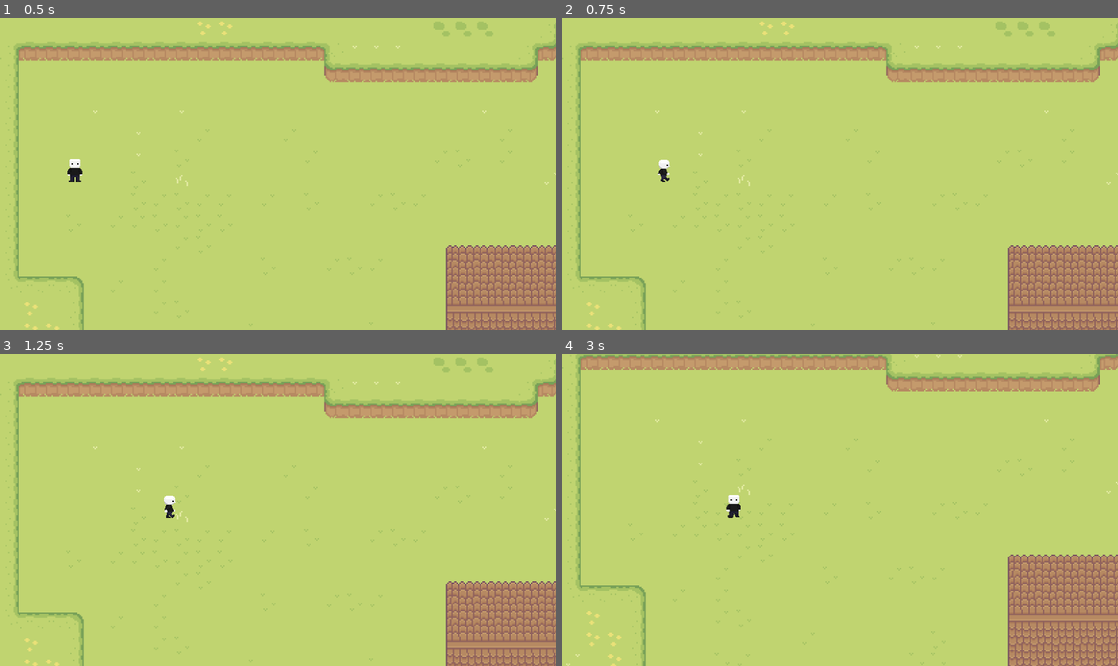
Above: before the commit, frames 1-4 (two rows, left to right).
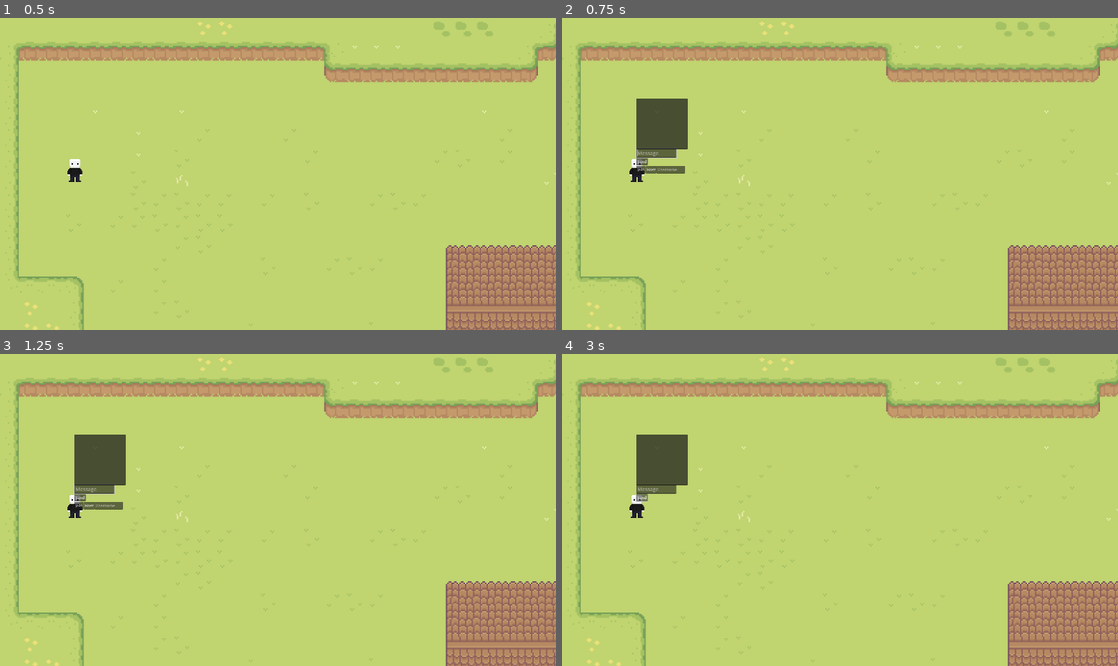
Above: after the commit, the same moments.

Repository: Yuepzee/CSE108_Project
Game: Godot game, scene res://Scenes/Lobby.tscn
Same seed, same stepped clock (60 frames per second), same inputs: the game is played once before the commit and once after it.
Inputs (mouse positions are in pixels of both pictures, inside the frame that each line leads up to):
- Up to frame 1 (0.5 s): no input
- Up to frame 2 (0.75 s): tap Enter (ui_accept) at 0.5 s; hold D (right) from 0.53 s (still down); hold Tab (toggle_chat, bound only after the commit) from 0.53 s (still down)
- Up to frame 3 (1.25 s): keep holding D (right); keep holding Tab (toggle_chat, bound only after the commit); tap Enter (ui_accept) at 0.77, 0.8, 1.07 s
- Up to frame 4 (3 s): release D (right) at 1.25 s; release Tab (toggle_chat, bound only after the commit) at 1.25 s; click (650, 506) at 1.25 s, where only the run after the commit has a clickable "Host"; click (639, 497) at 2 s, where only the run after the commit has a clickable "Send"; tap Enter (ui_accept) at 2.75, 2.85 s; hold S (down) from 2.78 s (still down)

Frame 1 is identical in both runs. In frame 2, 2.2% of the frame differs, in the area x 12-23%, y 25-53%; in frame 3, 2.2%; in frame 4, 18%, in the area x 0-100%, y 0-100%.

Commit message:
Working chat with player

Diff:
--- a/chat_hub_game/Scenes/ChatRoom.tscn
+++ b/chat_hub_game/Scenes/ChatRoom.tscn
@@ -3,43 +3,52 @@
 [ext_resource type="Script" uid="uid://bm3aoygxiityl" path="res://Scenes/chat_room.gd" id="1_jqiim"]
 
 [node name="Node2D" type="Node2D"]
+position = Vector2(1, 1)
 script = ExtResource("1_jqiim")
 
 [node name="Host" type="Button" parent="."]
-offset_left = 41.0
-offset_top = 6.0
-offset_right = 85.0
-offset_bottom = 37.0
+offset_left = 6.0
+offset_top = -7.0
+offset_right = 50.0
+offset_bottom = 24.0
+scale = Vector2(0.18, 0.18)
 text = "Host"
+metadata/_edit_use_anchors_ = true
 
 [node name="Join" type="Button" parent="."]
-offset_left = 2.0
-offset_top = 6.0
-offset_right = 40.0
-offset_bottom = 37.0
+offset_left = -1.0
+offset_top = -7.0
+offset_right = 37.0
+offset_bottom = 24.0
+scale = Vector2(0.18, 0.18)
 text = "Join"
 
 [node name="Username" type="LineEdit" parent="."]
-offset_left = 86.0
-offset_top = 6.0
-offset_right = 196.0
-offset_bottom = 37.0
-text = "Username"
+offset_left = 14.0
+offset_top = -7.0
+offset_right = 131.0
+offset_bottom = 24.0
+scale = Vector2(0.18, 0.18)
+placeholder_text = "Username"
 
 [node name="Send" type="Button" parent="."]
-offset_left = 1.0
-offset_top = -42.0
-offset_right = 48.0
-offset_bottom = -11.0
+offset_left = -1.0
+offset_top = -13.0
+offset_right = 46.0
+offset_bottom = 18.0
+scale = Vector2(0.18, 0.18)
 text = "Send"
 
 [node name="Message" type="LineEdit" parent="."]
-offset_top = -74.0
-offset_right = 350.0
-offset_bottom = -43.0
-text = "Message"
+offset_left = -1.0
+offset_top = -20.0
+offset_right = 128.0
+offset_bottom = 11.0
+scale = Vector2(0.23, 0.23)
+placeholder_text = "Message"
 
 [node name="Messages" type="TextEdit" parent="."]
+visible = false
 offset_left = 351.0
 offset_top = -304.0
 offset_right = 701.0
@@ -51,10 +60,11 @@
 zoom = Vector2(0.4, 0.4)
 
 [node name="ChatDisplay" type="TextEdit" parent="."]
-offset_left = 5.0
-offset_top = -322.0
-offset_right = 352.0
-offset_bottom = -75.0
+offset_left = -1.0
+offset_top = -57.0
+offset_right = 199.0
+offset_bottom = 141.0
+scale = Vector2(0.19, 0.19)
 editable = false
 
 [connection signal="pressed" from="Host" to="." method="_on_host_pressed"]
--- a/chat_hub_game/Scenes/Player.tscn
+++ b/chat_hub_game/Scenes/Player.tscn
@@ -1,7 +1,8 @@
-[gd_scene load_steps=28 format=3 uid="uid://dhfed1vb588c0"]
+[gd_scene load_steps=29 format=3 uid="uid://dhfed1vb588c0"]
 
 [ext_resource type="Script" uid="uid://wnxmqafun45m" path="res://Scenes/player_stuff.gd" id="1_kyqiw"]
 [ext_resource type="Texture2D" uid="uid://bbui6vnyopbdi" path="res://assets/Base_Char_Black.png" id="1_rpqav"]
+[ext_resource type="PackedScene" uid="uid://cftvjtevt7l2k" path="res://Scenes/ChatRoom.tscn" id="3_gntrk"]
 
 [sub_resource type="RectangleShape2D" id="RectangleShape2D_rpqav"]
 size = Vector2(9, 6)
@@ -263,3 +264,5 @@
 limit_right = 1150
 limit_bottom = 646
 editor_draw_limits = true
+
+[node name="ChatMenu" parent="CharacterBody2D" instance=ExtResource("3_gntrk")]
--- a/chat_hub_game/Scenes/chat_room.gd
+++ b/chat_hub_game/Scenes/chat_room.gd
@@ -5,10 +5,21 @@
 @onready var username = $Username
 @onready var send = $Send
 @onready var message = $Message
-@onready var chat_display = $ChatDisplay  # Add a separate TextEdit or RichTextLabel for displaying messages
+@onready var chat_display = $ChatDisplay
 
 var real_user : String
 var msg : String
+var is_initialized = false
+
+func _ready():
+	# Hide the chat UI by default
+	visible = false
+
+# Called when T key toggles the chat visibility
+func _process(_delta):
+	# When visible and Send button is pressed or Enter key is pressed while input has focus
+	if visible and message.has_focus() and Input.is_action_just_pressed("ui_accept"):
+		_on_send_pressed()
 
 func _on_host_pressed():
 	var peer = ENetMultiplayerPeer.new()
@@ -20,7 +31,8 @@
 	join.hide()
 	real_user = username.text
 	username.hide()
-	print("Hosting server as: " + real_user)  # Debug print
+	is_initialized = true
+	print("Hosting server as: " + real_user)
 
 func _on_join_pressed():
 	var peer = ENetMultiplayerPeer.new()
@@ -28,18 +40,21 @@
 	get_tree().set_multiplayer(SceneMultiplayer.new(), self.get_path())
 	multiplayer.multiplayer_peer = peer
 	joined()
-	print("Joined server as: " + real_user)  # Debug print
+	is_initialized = true
+	print("Joined server as: " + real_user)
 
 func _on_send_pressed():
-	if message.text.strip_edges() != "":
-		print("Sending message: " + message.text)  # Debug print
+	if message.text.strip_edges() != "" and is_initialized:
+		print("Sending message: " + message.text)
 		rpc("msg_rpc", real_user, message.text)
-		message.text = ""  # Clear the input field after sending
+		message.text = ""
+		# Return focus to message input for continuous chat
+		message.grab_focus()
 
 @rpc("any_peer", "call_local")
 func msg_rpc(username, data):
-	print("Received message from " + username + ": " + data)  # Debug print
-	chat_display.text += str(username, ": ", data, "\n")  # Add to display field, not input field
+	print("Received message from " + username + ": " + data)
+	chat_display.text += str(username, ": ", data, "\n")
 
 func joined():
 	host.hide()
--- a/chat_hub_game/Scenes/player_stuff.gd
+++ b/chat_hub_game/Scenes/player_stuff.gd
@@ -1,36 +1,65 @@
 extends CharacterBody2D
-
 @export var speed = 100
 @export var start_Dir : Vector2 = Vector2(0, 1)
-
 #parameters/Idle/blend_position
-
 @onready var animation_tree = $AnimationTree
 @onready var state_machine = animation_tree.get("parameters/playback")
+@onready var chat_menu = $ChatMenu  # Reference to your chat menu scene
 
-
+var chat_open = false  # Track if chat is open
 
 func _ready():
 	update_animation_parameters(start_Dir)
-	#animation_tree.set("parameters/Idle/blend_position", start_Dir)
+	# Check if chat_menu exists
+	if chat_menu:
+		print("Chat menu found!")
+		chat_menu.visible = false
+	else:
+		print("ERROR: Chat menu not found! Make sure it's added as a child node named 'ChatMenu'")
 
 func _physics_process(_delta):
-	# Get input direction
-	var input_dir = Vector2(
-		Input.get_action_raw_strength("right") - Input.get_action_raw_strength("left"),
-		Input.get_action_raw_strength("down") - Input.get_action_raw_strength("up")
-	)
+	# Only process movement if chat is not open
+	if not chat_open:
+		# Get input direction
+		var input_dir = Vector2(
+			Input.get_action_raw_strength("right") - Input.get_action_raw_strength("left"),
+			Input.get_action_raw_strength("down") - Input.get_action_raw_strength("up")
+		)
 
-	update_animation_parameters(input_dir)
+		update_animation_parameters(input_dir)
 
-	#update velocity
-	velocity = input_dir * speed
+		#update velocity
+		velocity = input_dir * speed
 
+		#move and slide function using velocity of character body to move charcter on map
+		move_and_slide()
+		#pick new state function allows player to do a walk animation when moving
+		pick_new_state()
 
-	#move and slide function using velocity of character body to move charcter on map
-	move_and_slide()
-	#pick new state function allows player to do a walk animation when moving
-	pick_new_state()
+# Add this function to handle input separately from physics
+func _input(event):
+	if event is InputEventKey and event.pressed and not event.echo:
+		if event.keycode == KEY_TAB:  # Check if T key is pressed
+			print("T key pressed!")
+			toggle_chat()
+		elif event.is_action_pressed("toggle_chat"):  # Also check action mapping
+			print("toggle_chat action detected!")
+			toggle_chat()
+
+# Function to toggle chat visibility
+func toggle_chat():
+	chat_open = !chat_open
+	print("Toggle chat called, chat_open is now: ", chat_open)
+	if chat_menu:
+		chat_menu.visible = chat_open
+		print("Chat menu visibility set to: ", chat_menu.visible)
+
+		# If chat is now open, set focus to the message input
+		if chat_open and chat_menu.has_node("Message"):
+			chat_menu.get_node("Message").grab_focus()
+			print("Focus set to Message input")
+	else:
+		print("ERROR: Can't toggle chat menu - not found!")
 
 func update_animation_parameters(move_input : Vector2):
 	#Don't chage animation parameters if there is no move input
@@ -43,12 +72,3 @@
 		state_machine.travel("Walk")
 	else:
 		state_machine.travel("Idle")
-
-
-#func get_input():
-	#var input_direction = Input.get_vector("left", "right", "up", "down")
-	#velocity = input_direction * speed
-	#
-#func _physics_process(delta):
-	#get_input()
-	#move_and_slide()
--- a/chat_hub_game/project.godot
+++ b/chat_hub_game/project.godot
@@ -54,6 +54,11 @@
 , Object(InputEventKey,"resource_local_to_scene":false,"resource_name":"","device":0,"window_id":0,"alt_pressed":false, …(185 unchanged characters)…
 ]
 }
+toggle_chat={
+"deadzone": 0.5,
+"events": [Object(InputEventKey,"resource_local_to_scene":false,"resource_name":"","device":-1,"window_id":0,"alt_pressed":false,"shift_pressed":false,"ctrl_pressed":false,"meta_pressed":false,"pressed":false,"keycode":0,"physical_keycode":4194306,"key_label":0,"unicode":0,"location":0,"echo":false,"script":null)
+]
+}
 
 [layer_names]
 
